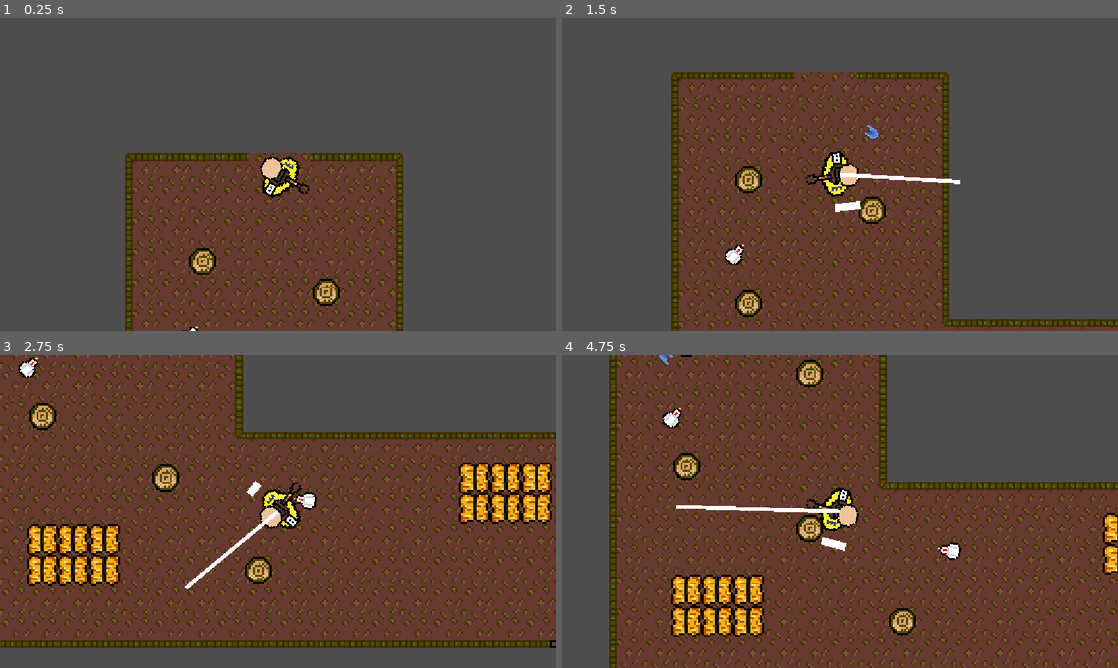
Above: before the commit, frames 1-4 (two rows, left to right).
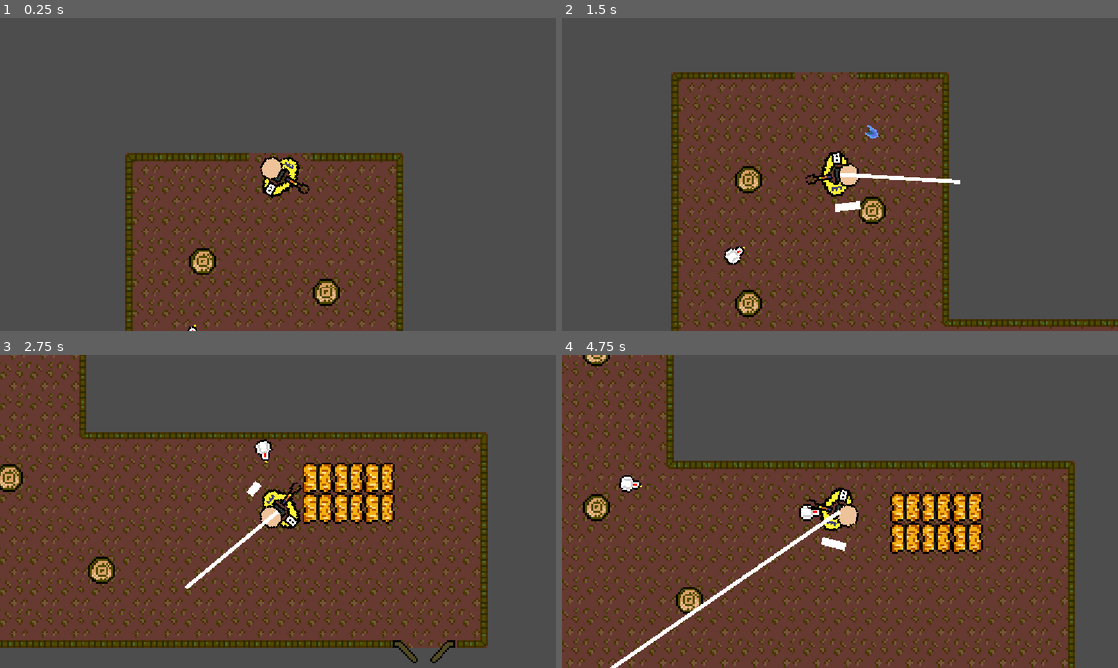
Above: after the commit, the same moments.

Repository: C6-H/BouncyBulletBounce
Game: Godot game, scene res://Scenes/Rooms/l_shaped_room_1.tscn
Same seed, same stepped clock (60 frames per second), same inputs: the game is played once before the commit and once after it. This scene is started directly instead of the project's main scene.
Inputs (mouse positions are in pixels of both pictures, inside the frame that each line leads up to):
- Up to frame 1 (0.25 s): no input
- Up to frame 2 (1.5 s): tap Enter at 0.5 s; move the mouse to (962, 158) at 0.52 s; press the mouse at (962, 158) at 0.53 s; hold D (Right) 0.53-1.28 s; tap Space at 1.25 s; move the mouse to (728, 190) at 1.27 s; release the mouse at (728, 190) at 1.28 s; hold S (Down) from 1.28 s (still down); click (728, 190) at 1.35 s
- Up to frame 3 (2.75 s): move the mouse to (333, 442) at 2.02 s; release S (Down) at 2.03 s; press the mouse at (333, 442) at 2.03 s; hold D (Right) from 2.03 s (still down)
- Up to frame 4 (4.75 s): move the mouse to (812, 574) at 2.77 s; release D (Right) at 2.78 s; release the mouse at (812, 574) at 2.78 s; hold W (Up) 2.78-3.53 s; click (812, 574) at 2.85 s; move the mouse to (1006, 558) at 3.52 s; press the mouse at (1006, 558) at 3.53 s; hold A (Left) from 3.53 s (still down); move the mouse to (673, 464) at 4.27 s; release the mouse at (673, 464) at 4.28 s; click (673, 464) at 4.35 s

The runs differ from the first frame. In frame 1, less than 0.1% of the frame differs, in the area x 32-36%, y 98-100%; in frame 2, less than 0.1%; in frame 3, 42%; in frame 4, 55%, in the area x 0-100%, y 0-100%.
Error before the commit: Invalid access to property or key 'position' on a base object of type 'null instance'. (res://Scripts/chicken.gd:20)

Commit message:
x=comeiunf

Diff:
--- a/Scenes/Rooms/l_shaped_room_1.tscn
+++ b/Scenes/Rooms/l_shaped_room_1.tscn
@@ -6,6 +6,9 @@
 [ext_resource type="PackedScene" uid="uid://bivl0byoxfj5b" path="res://Scenes/chicken.tscn" id="4_jql81"]
 
 [sub_resource type="NavigationPolygon" id="NavigationPolygon_lm1ak"]
+vertices = PackedVector2Array(-10.828125, 38.03125, 4.921875, 26.953125, 110.34375, 27.460938, 24, 72.859375, -17.820313, 52, 39.140625, 88, 128.64063, 67.09375, 212.42969, 65.9375, 212.89844, 117.90625, 24, 103.140625, 5.921875, -102.85156, -12, -32.820313, -12, -45.179688, -45.359375, 97, 8.859375, 88, -116.953125, 115.078125, -25.96875, -52.171875, -39.140625, -39, -78, -48.320313, -78, -66, -24, 24.859375, -72.859375, 8, -25.96875, -25.828125, -116.03125, -101.07031, -88, -7.140625, -90.35156, -43.203125, -47.609375, 61, -30.179688, 52, -95.67969, -66, -37.171875, 38.03125, -98, 61, -88, 23.140625, -103.140625, 8, -98, 97, -100.796875, -53.648438)
+polygons = Array[PackedInt32Array]([PackedInt32Array(0, 1, 2, 3, 4), PackedInt32Array(5, 6, 7, 8, 9), PackedInt32Array(10, 1, 11, 12), PackedInt32Array(13, 14, 9, 15), PackedInt32Array(16, 17, 18, 19), PackedInt32Array(11, 1, 20, 21, 22), PackedInt32Array(23, 10, 12, 16), PackedInt32Array(2, 6, 5, 3), PackedInt32Array(18, 17, 22, 21, 24, 25), PackedInt32Array(14, 13, 26, 27, 4, 3), PackedInt32Array(23, 16, 19), PackedInt32Array(23, 19, 28), PackedInt32Array(29, 27, 26, 30, 31, 21), PackedInt32Array(1, 0, 20), PackedInt32Array(21, 20, 29), PackedInt32Array(32, 31, 30), PackedInt32Array(9, 8, 15), PackedInt32Array(33, 13, 15), PackedInt32Array(30, 33, 15, 23, 32), PackedInt32Array(24, 32, 23, 34), PackedInt32Array(23, 28, 34), PackedInt32Array(24, 34, 25)])
+outlines = Array[PackedVector2Array]([PackedVector2Array(-126, -110, -127, 125, 223, 128, 222, 18, 15, 17, 16, -113, -121, -111), PackedVector2Array(-24, -40, -22, -39, -24, -38, -25, -39), PackedVector2Array(-88, -55, -88, -55, -89, -56, -88, -56), PackedVector2Array(-88, 7, -87, 8, -88, 9, -89, 8), PackedVector2Array(-24, 39, -23, 40, -24, 42, -25, 40), PackedVector2Array(-88, 71, -57, 71, -56, 87, -88, 87), PackedVector2Array(24, 87, 25, 88, 24, 89, 23, 88), PackedVector2Array(123, 31, 205, 32, 208, 56, 135, 57)])
 
 [node name="L_shaped_room_1" type="Node2D" unique_id=59045786]
 
@@ -19,6 +22,7 @@
 layer_1/tile_data = PackedInt32Array(-393224, 65536, 0, -458752, 196608, 0, 524280, 65536, 2, 458765, 196608, 2, 65549, …(1472 unchanged characters)…
 
 [node name="Player" parent="." unique_id=84064236 instance=ExtResource("2_si4lm")]
+unique_name_in_owner = true
 position = Vector2(-49, -101)
 
 [node name="Gate" parent="." unique_id=225898723 instance=ExtResource("3_66mpk")]
--- a/Scenes/Rooms/room.tscn
+++ b/Scenes/Rooms/room.tscn
@@ -5,9 +5,9 @@
 [ext_resource type="PackedScene" uid="uid://bivl0byoxfj5b" path="res://Scenes/chicken.tscn" id="3_c2haw"]
 
 [sub_resource type="NavigationPolygon" id="NavigationPolygon_fr46g"]
-vertices = PackedVector2Array(256.85938, 118, 275.20313, 118, 300.70313, 136.5625, 289.60156, 140.25781, 246.4375, 132.29688, 237.14063, 123, 310, 160.17969, 345, 74.953125, 345, 233.65625, 285.54688, 231.64844, 310, 145.85938, 278.32813, 102.359375, 273.89063, 89.0625, 242.74219, 143.39844, 257.27344, 171.0625, 254.82031, 231.07813, 230, 199.1875, 230, 172, 238.39844, 147.74219, 138, 231.92188, 157.5, 197.84375, 281.82813, 148.03125, 280.6328, 177.49219, 298.77344, 165.79688, 285, 161.21094, 269.45313, 166.3125, 138, 74.03906, 246.92969, 108.07031, 226.85938, 123,  …(106 unchanged characters)…
-polygons = Array[PackedInt32Array]([PackedInt32Array(0, 1, 2, 3, 4, 5), PackedInt32Array(6, 7, 8, 9), PackedInt32Array(7, 6, 10), PackedInt32Array(11, 12, 7, 10, 2), PackedInt32Array(13, 14, 15, 16, 17, 18), PackedInt32Array(1, 11, 2), PackedInt32Array(16, 15, 19, 20), PackedInt32Array(4, 3, 21, 13), PackedInt32Array(6, 9, 22, 23), PackedInt32Array(24, 23, 22, 25), PackedInt32Array(26, 27, 0, 5, 28), PackedInt32Array(26, 7, 12, 29), PackedInt32Array(26, 29, 27), PackedInt32Array(26, 28, 30, 31), PackedInt32Array(21, 32, 24, 25, 13), PackedInt32Array(13, 25, 14), PackedInt32Array(33, 18, 17), PackedInt32Array(33, 17, 31, 34), PackedInt32Array(30, 34, 31), PackedInt32Array(19, 26, 31), PackedInt32Array(19, 31, 20)])
-outlines = Array[PackedVector2Array]([PackedVector2Array(128, 242, 266, 241, 355, 244, 355, 65, 128, 64), PackedVector2Array(298, 148, 300, 150 …(363 unchanged characters)…
+vertices = PackedVector2Array(327.3203, 90.53125, 331.6797, 217.96875, 310, 160.17969, 310, 145.85938, 256.85938, 118, 275.20313, 118, 300.70313, 136.5625, 289.60156, 140.25781, 246.4375, 132.29688, 237.14063, 123, 230, 199.1875, 255.07031, 224.95313, 145.82031, 224.07031, 157.5, 197.84375, 242.74219, 143.39844, 257.27344, 171.0625, 230, 172, 238.39844, 147.74219, 281.82813, 148.03125, 278.32813, 102.359375, 273.89063, 89.0625, 284.72656, 222.60156, 280.6328, 177.49219, 298.77344, 165.79688, 285, 161.21094, 269.45313, 166.3125, 143.1875, 81.50781, 246.92969, 108.07031, 226.85938, 123,  …(106 unchanged characters)…
+polygons = Array[PackedInt32Array]([PackedInt32Array(0, 1, 2, 3), PackedInt32Array(4, 5, 6, 7, 8, 9), PackedInt32Array(10, 11, 12, 13), PackedInt32Array(14, 15, 11, 10, 16, 17), PackedInt32Array(8, 7, 18, 14), PackedInt32Array(19, 20, 0, 3, 6), PackedInt32Array(5, 19, 6), PackedInt32Array(2, 1, 21, 22, 23), PackedInt32Array(24, 23, 22, 25), PackedInt32Array(26, 27, 4, 9, 28), PackedInt32Array(26, 0, 20), PackedInt32Array(26, 20, 29), PackedInt32Array(26, 29, 27), PackedInt32Array(26, 28, 30, 31), PackedInt32Array(18, 32, 24, 25, 14), PackedInt32Array(14, 25, 15), PackedInt32Array(33, 17, 16), PackedInt32Array(33, 16, 31, 34), PackedInt32Array(30, 34, 31), PackedInt32Array(12, 26, 31), PackedInt32Array(12, 31, 13)])
+outlines = Array[PackedVector2Array]([PackedVector2Array(136, 234, 261, 235, 342, 227, 337, 81, 133, 71), PackedVector2Array(298, 148, 300, 150 …(363 unchanged characters)…
 
 [node name="Room" type="Node2D" unique_id=348853381]
 
@@ -24,13 +24,16 @@
 
 [node name="Chicken" parent="." unique_id=1013117429 instance=ExtResource("3_c2haw")]
 position = Vector2(183, 215)
+rotation = 5.661848
 
 [node name="Chicken2" parent="." unique_id=1228441729 instance=ExtResource("3_c2haw")]
 position = Vector2(308, 108)
+rotation = -3.296927
 
 [node name="NavigationRegion2D" type="NavigationRegion2D" parent="." unique_id=511050492]
 position = Vector2(0, -1)
 navigation_polygon = SubResource("NavigationPolygon_fr46g")
 
 [node name="Chicken3" parent="." unique_id=492011874 instance=ExtResource("3_c2haw")]
-position = Vector2(303, 205)
+position = Vector2(306.99997, 180.99997)
+rotation = -2.3020892
